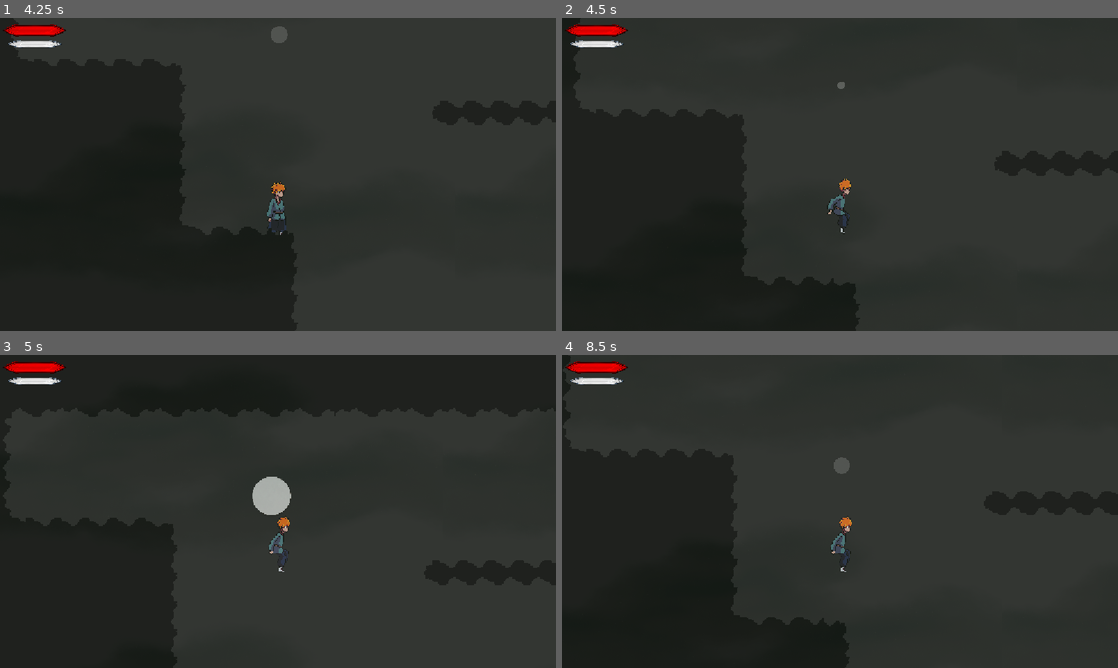
Above: before the commit, frames 1-4 (two rows, left to right).
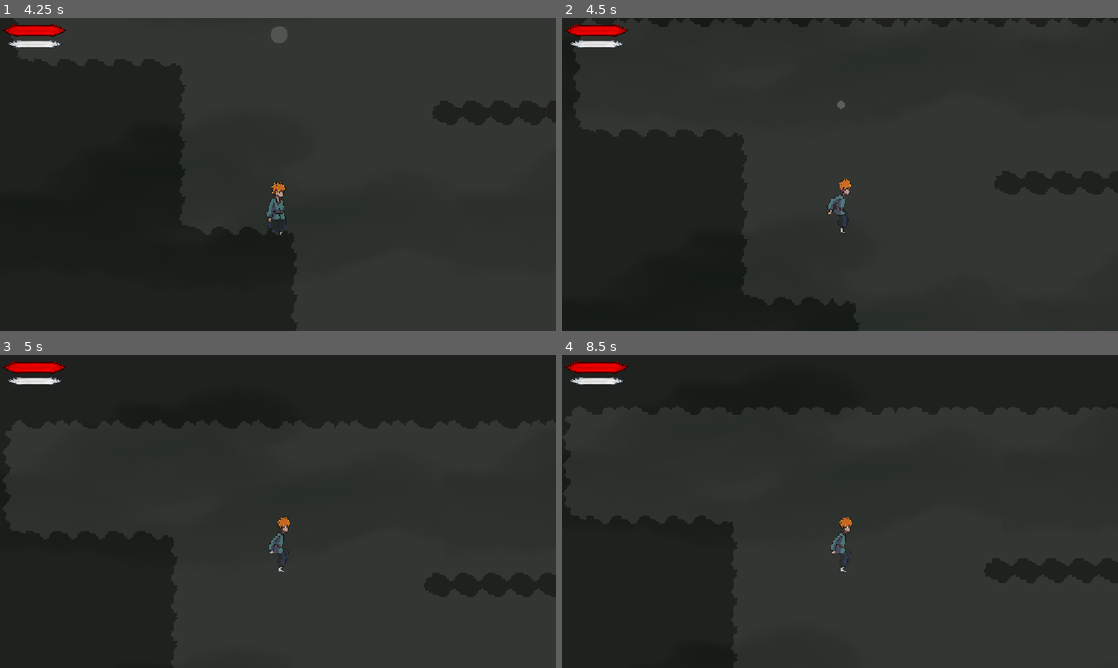
Above: after the commit, the same moments.

Repository: HamzaKh9n/The-Seed-Of-Eternal-Energy
Game: Godot game, scene res://Title/title.tscn
The game is run twice, just before and just after one commit, with the same random seed, the same clock (stepped at 60 frames per second) and the same inputs.
Inputs (mouse positions are in pixels of both pictures, inside the frame that each line leads up to):
- Up to frame 1 (4.25 s): click (272, 202) at 0.5 s; tap Enter (ui_accept) at 1.25, 1.52, 2.27, 3.77 s; move the mouse to (400, 158) at 1.27 s; hold D (D) 1.28-2.03 s; move the mouse to (166, 190) at 2.02 s; tap A (A) at 2.1 s; tap D (D) at 2.3, 3.6 s; move the mouse to (333, 105) at 2.77 s; hold D (D) 2.78-3.53 s; click (333, 105) at 2.85 s; move the mouse to (250, 237) at 3.52 s
- Up to frame 2 (4.5 s): move the mouse to (1006, 221) at 4.27 s; hold Space (Space) from 4.28 s (still down)
- Up to frame 3 (5 s): keep holding Space (Space); tap Enter (ui_accept) at 4.52 s; tap D (D) at 4.55 s
- Up to frame 4 (8.5 s): move the mouse to (673, 464) at 5.02 s; release Space (Space) at 5.03 s; tap D (D) at 5.1, 6.05, 6.8, 8.3 s; tap Enter (ui_accept) at 5.27, 6.77, 7.52, 8.27 s; move the mouse to (867, 511) at 5.77 s; hold A (A) 5.78-6.53 s; move the mouse to (756, 433) at 6.52 s; click (756, 433) at 6.6 s; move the mouse to (962, 495) at 7.27 s; hold D (D) 7.28-8.03 s; move the mouse to (728, 527) at 8.02 s; tap Space (Space) at 8.1 s

Frame 1 is identical in both runs. In frame 2, 0.3% of the frame differs, in the area x 2-54%, y 0-100%; in frame 3, 0.7%; in frame 4, 1.5%, in the area x 0-52%, y 8-98%.

Commit message:
absolutely fucking nothing

Diff:
--- a/Characters/mc.gd
+++ b/Characters/mc.gd
@@ -6,12 +6,12 @@
 @export var move_speed := 600.0
 @export var acceleration := 30.0
 @export var deceleration := 25.0
-@export var jump_force := -900.0
+@export var jump_force := -1300.0
 @export var gravity := 3000.0
 
 # Hollow Knight variable jump (FIXED)
-@export var low_gravity := 1000.0   ### FIXED (was too low)
-@export var high_gravity := 3000.0 ### FIXED (better cutoff)
+@export var low_gravity := 2000.0   ### FIXED (was too low)
+@export var high_gravity := 1500.0 ### FIXED (better cutoff)
 
 @onready var cam = $Camera2D
 @onready var anim = $AnimationPlayer
--- a/Global/dialog_box.tscn
+++ b/Global/dialog_box.tscn
@@ -13,11 +13,19 @@
 corner_radius_bottom_right = 2
 corner_radius_bottom_left = 2
 
+[sub_resource type="StyleBoxFlat" id="StyleBoxFlat_gnfpf"]
+bg_color = Color(1, 0.9019608, 0.72156864, 1)
+border_width_left = 11
+border_width_top = 1
+border_color = Color(1, 1, 1, 1)
+
 [node name="DialogBox" type="CanvasLayer" groups=["DialogBox"]]
 script = ExtResource("1_gnfpf")
 
 [node name="Panel" type="Panel" parent="."]
+visible = false
 modulate = Color(1, 0.8745098, 0.74509805, 1)
+texture_filter = 1
 offset_left = 165.0
 offset_top = 27.0
 offset_right = 205.0
@@ -26,18 +34,34 @@
 theme_override_styles/panel = SubResource("StyleBoxFlat_0imre")
 
 [node name="Label" type="Label" parent="Panel"]
+texture_filter = 1
 layout_mode = 0
 offset_left = 4.8231587
-offset_top = 7.540782
-offset_right = 44.82316
-offset_bottom = 43.540783
-scale = Vector2(0.75635535, 0.67792594)
+offset_top = 7.8686423
+offset_right = 296.1967
+offset_bottom = 274.3643
+scale = Vector2(0.01, 0.01)
 theme_override_colors/font_color = Color(0, 0, 0, 1)
 theme_override_colors/font_outline_color = Color(1, 1, 1, 1)
 theme_override_fonts/font = ExtResource("1_586pb")
-theme_override_font_sizes/font_size = 3
+theme_override_font_sizes/font_size = 84
 text = "blah blah"
 autowrap_mode = 3
 
 [node name="Timer" type="Timer" parent="Panel"]
-wait_time = 0.030000000000000002
+wait_time = 0.03
+
+[node name="MarginContainer" type="MarginContainer" parent="."]
+visible = false
+anchors_preset = 10
+anchor_right = 1.0
+offset_left = 41.0
+offset_top = 271.0
+offset_right = -27.0
+offset_bottom = 282.0
+grow_horizontal = 2
+scale = Vector2(1, -21.952095)
+
+[node name="Panel" type="Panel" parent="MarginContainer"]
+layout_mode = 2
+theme_override_styles/panel = SubResource("StyleBoxFlat_gnfpf")
Not shown: 1 places in Global/dialog_box.tscn that only renumber resources
